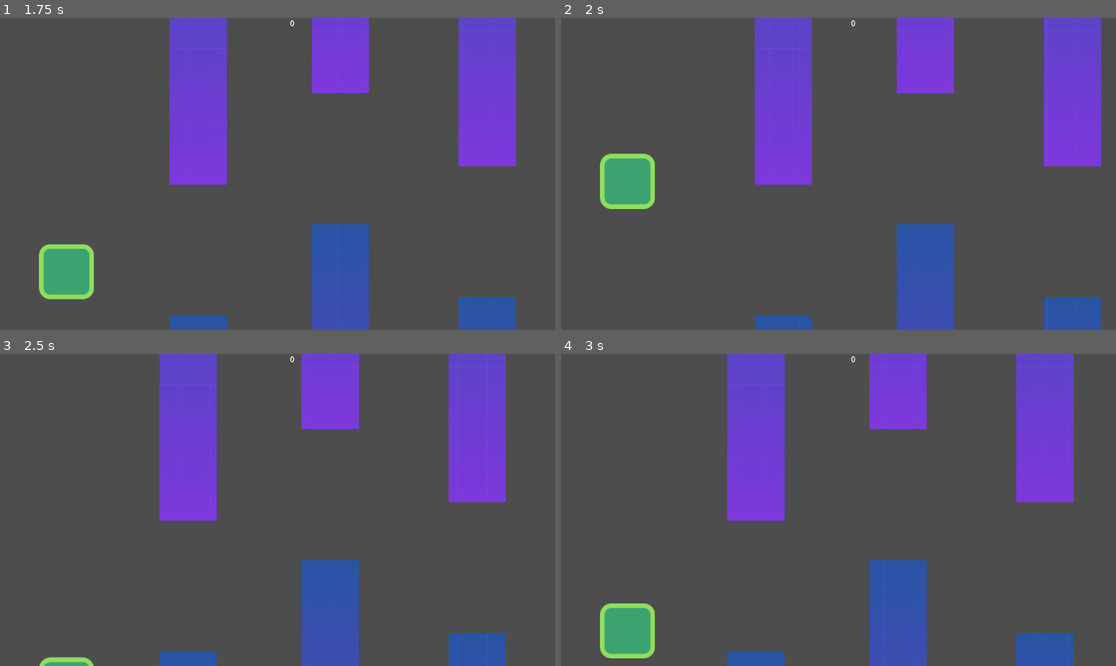
Above: before the commit, frames 1-4 (two rows, left to right).
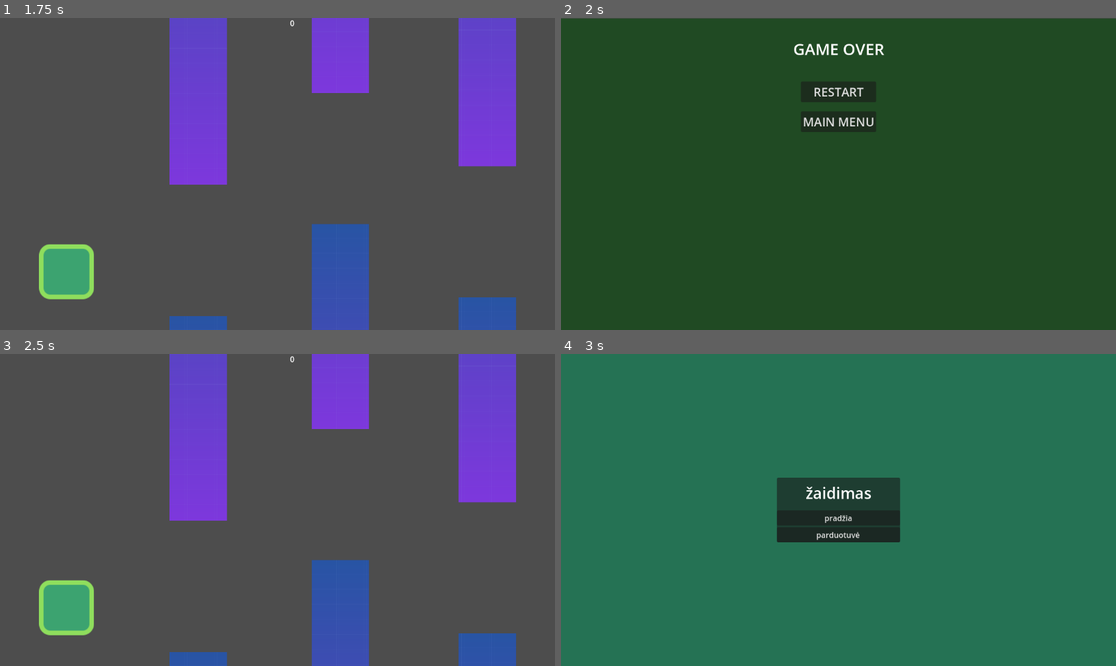
Above: after the commit, the same moments.

Repository: GrybasBaravykas/ZaidimoPraktika
Game: Godot game, scene res://src/main_menu.tscn
Two runs of this game, one before a commit and one after it. Both use one fixed random seed, a clock stepped at 60 frames per second and the inputs below.
Inputs (mouse positions are in pixels of both pictures, inside the frame that each line leads up to):
- Up to frame 1 (1.75 s): click "pradžia" at 0.5 s; click "pradžia" at 1.25 s
- Up to frame 2 (2 s): no input
- Up to frame 3 (2.5 s): click (277, 428) at 2 s, where only the run after the commit has a clickable "RESTART"
- Up to frame 4 (3 s): click (838, 456) at 2.75 s, where only the run after the commit has a clickable "MAIN MENU"

Frame 1 is identical in both runs. In frame 2, 100% of the frame differs, in the area x 0-100%, y 0-100%; in frame 3, 8.5%; in frame 4, 100%.
Error in both runs: Attempt to call function 'get_as_text' in base 'null instance' on a null instance. (res://map_gen_json.gd:17)

Commit message:
pridėtas game over screen

Diff:
--- /dev/null
+++ b/GameOverScreen.gd
@@ -0,0 +1,11 @@
+extends CanvasLayer
+
+
+
+
+func _on_restart_pressed() -> void:
+	get_tree().change_scene_to_file("res://src/world.tscn")
+
+
+func _on_main_menu_pressed() -> void:
+	get_tree().change_scene_to_file("res://src/main_menu.tscn")
--- /dev/null
+++ b/src/game_over_screen.tscn
@@ -0,0 +1,52 @@
+[gd_scene load_steps=3 format=3 uid="uid://crs786om3jxwa"]
+
+[ext_resource type="Script" path="res://GameOverScreen.gd" id="1_0mtmj"]
+
+[sub_resource type="StyleBoxFlat" id="StyleBoxFlat_5g88r"]
+bg_color = Color(0.12549, 0.290196, 0.137255, 1)
+
+[node name="GameOverScreen" type="CanvasLayer"]
+script = ExtResource("1_0mtmj")
+
+[node name="PanelContainer" type="PanelContainer" parent="."]
+offset_top = 1.0
+offset_right = 1153.0
+offset_bottom = 649.0
+theme_override_styles/panel = SubResource("StyleBoxFlat_5g88r")
+
+[node name="MarginContainer" type="MarginContainer" parent="PanelContainer"]
+layout_mode = 2
+theme_override_constants/margin_left = 40
+theme_override_constants/margin_top = 40
+theme_override_constants/margin_right = 40
+theme_override_constants/margin_bottom = 40
+
+[node name="Rows" type="VBoxContainer" parent="PanelContainer/MarginContainer"]
+layout_mode = 2
+theme_override_constants/separation = 45
+
+[node name="Title" type="Label" parent="PanelContainer/MarginContainer/Rows"]
+layout_mode = 2
+theme_override_font_sizes/font_size = 33
+text = "GAME OVER"
+horizontal_alignment = 1
+
+[node name="CenterContainer" type="CenterContainer" parent="PanelContainer/MarginContainer/Rows"]
+layout_mode = 2
+
+[node name="VBoxContainer" type="VBoxContainer" parent="PanelContainer/MarginContainer/Rows/CenterContainer"]
+layout_mode = 2
+theme_override_constants/separation = 19
+
+[node name="Restart" type="Button" parent="PanelContainer/MarginContainer/Rows/CenterContainer/VBoxContainer"]
+layout_mode = 2
+theme_override_font_sizes/font_size = 25
+text = "RESTART"
+
+[node name="MainMenu" type="Button" parent="PanelContainer/MarginContainer/Rows/CenterContainer/VBoxContainer"]
+layout_mode = 2
+theme_override_font_sizes/font_size = 25
+text = "MAIN MENU"
+
+[connection signal="pressed" from="PanelContainer/MarginContainer/Rows/CenterContainer/VBoxContainer/Restart" to="." method="_on_restart_pressed"]
+[connection signal="pressed" from="PanelContainer/MarginContainer/Rows/CenterContainer/VBoxContainer/MainMenu" to="." method="_on_main_menu_pressed"]
--- a/src/player.gd
+++ b/src/player.gd
@@ -45,10 +45,10 @@
 
 func _on_detect_body_entered(body: Node2D) -> void:
 	if body.name == "wall":
-		get_tree().reload_current_scene()
+		get_tree().change_scene_to_file("res://src/game_over_screen.tscn")
 
 
 
 
 func _on_lowerdetect_area_entered(area: Area2D) -> void:
-	get_tree().reload_current_scene()
+	get_tree().change_scene_to_file("res://src/game_over_screen.tscn")
